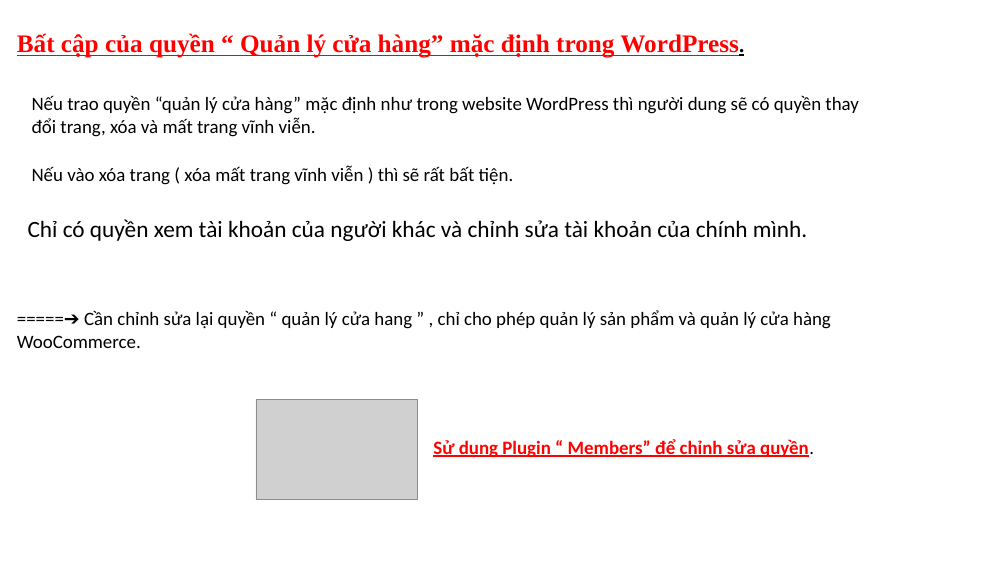
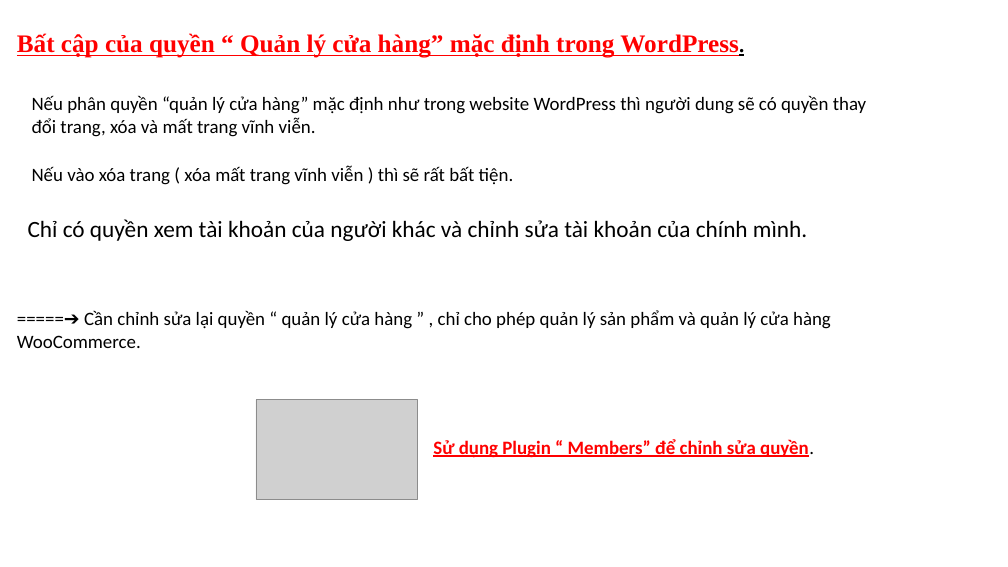
Before and after one commit to DangVanDoan05/TAILIEUWORDPRESS14-12-2024, a slide deck: slide 1 of Phân quyền Quản Lý Cửa Hàng.pptx. Drawn at 1008x567 pixels with LibreOffice and Linux fonts; fonts in the diff are those of the drawing; grey boxes stand for pictures. Boxes give left, top, right and bottom in pixels: in the first picture for what was removed or moved away, otherwise in the second. Text is boxed around its words. In the diff, an @@ line names an element or a change of style, - is before the commit and + after.

```diff
--- a/Phân quyền Quản Lý Cửa Hàng.pptx
+++ b/Phân quyền Quản Lý Cửa Hàng.pptx
@@ text at <box>32,95,866,137</box>: text changed @@
-Nếu trao quyền “quản lý cửa hàng” mặc định như trong website WordPress thì người dung sẽ có quyền thay đổi trang, xóa và mất trang vĩnh viễn.
+Nếu phân quyền “quản lý cửa hàng” mặc định như trong website WordPress thì người dung sẽ có quyền thay đổi trang, xóa và mất trang vĩnh viễn.
@@ text at <box>17,310,831,348</box>: text changed @@
-=====➔ Cần chỉnh sửa lại quyền “ quản lý cửa hang ” , chỉ cho phép quản lý sản phẩm và quản lý cửa hàng WooCommerce.
+=====➔ Cần chỉnh sửa lại quyền “ quản lý cửa hàng ” , chỉ cho phép quản lý sản phẩm và quản lý cửa hàng WooCommerce.
```
Also in this commit, not shown: 2 slides added, 37 other files.
